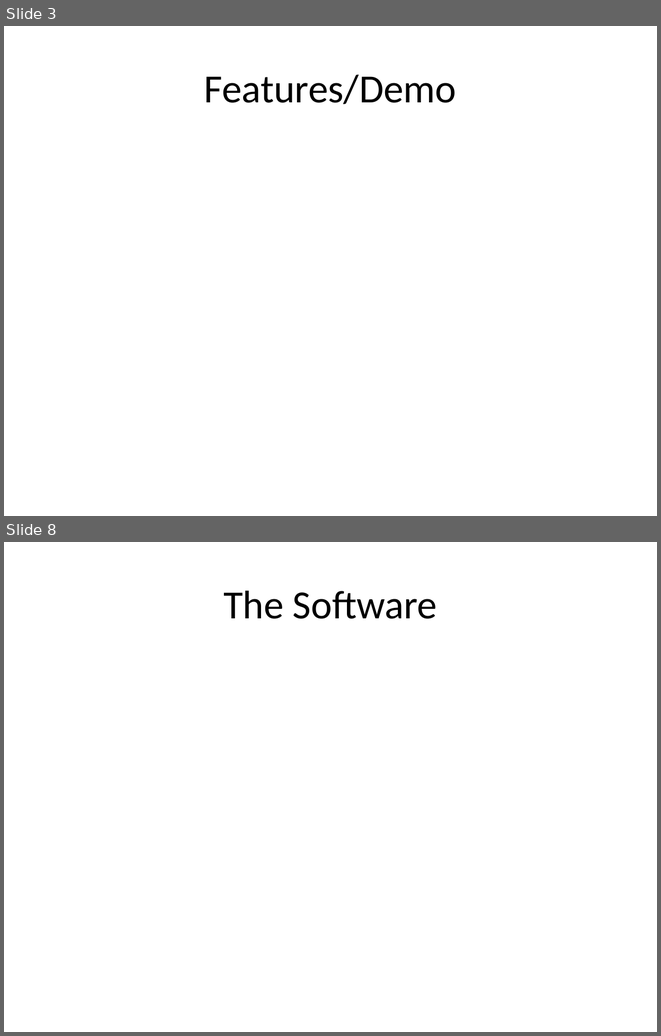
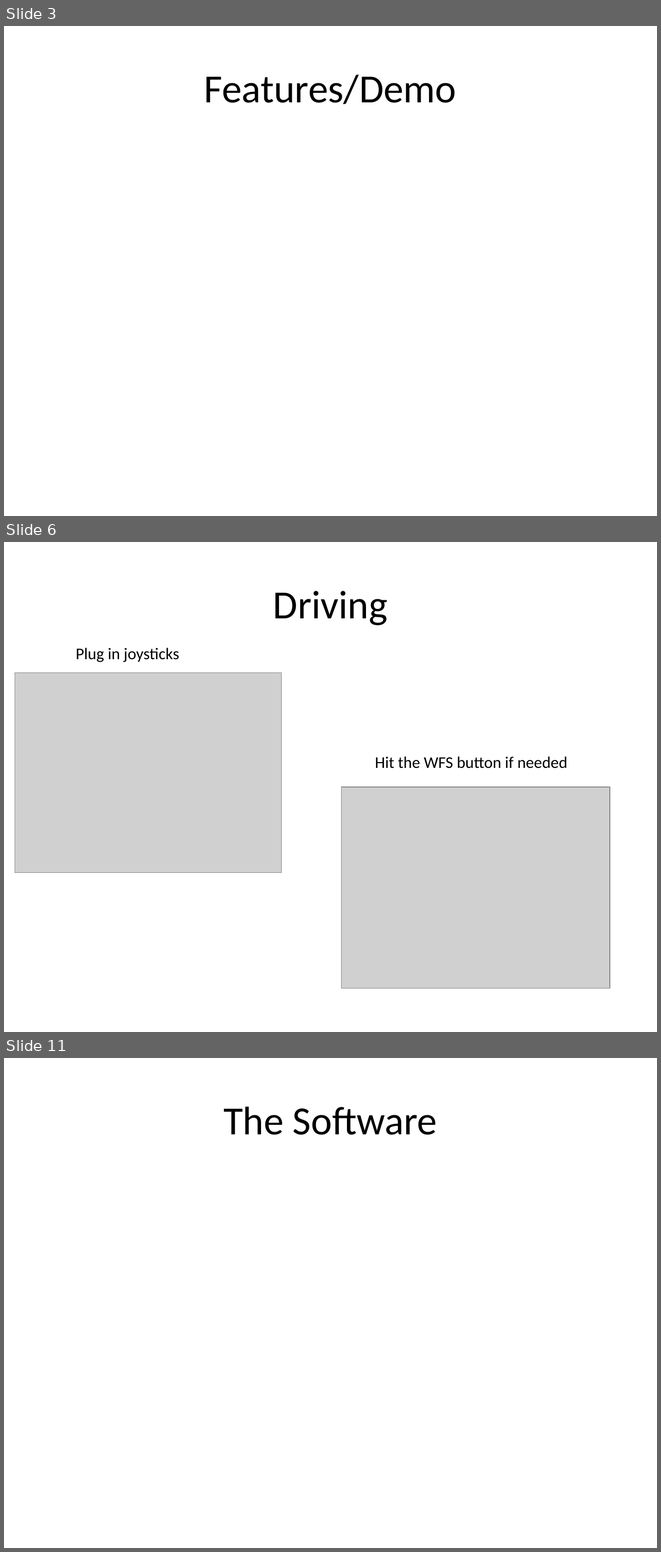
Before and after one commit to ChapResearch/ChapR, a slide deck: ChaprSVN/Promo/Presentation for FTC.pptx. Shown one above the other, each under a label of ours: slides 3 and 8 before the commit, slides 3, 6 and 11 after it; the slides between them are not shown. The pictures are 661x1036 and 661x1552 pixels, drawn with LibreOffice and Linux fonts; fonts in the diff are those of the drawing; grey boxes stand for pictures. Boxes give left, top, right and bottom in pixels: in the first picture for what was removed or moved away, otherwise in the second. Text is boxed around its words. In the diff, an @@ line names an element or a change of style, - is before the commit and + after.

Commit message:
Added more pictures and updated the presentation for FTC.

```diff
--- a/ChaprSVN/Promo/Presentation for FTC.pptx
+++ b/ChaprSVN/Promo/Presentation for FTC.pptx
@@ slide 6 added at box(4, 542, 657, 1032), background #FFFFFF @@
@@ title added at box(273, 591, 388, 625), 44 pt, text #000000 @@
+Driving
@@ text added at box(76, 647, 179, 662), 18 pt, text #000000 @@
+Plug in joysticks
@@ picture added at box(15, 672, 282, 872) @@
@@ text added at box(375, 756, 567, 768), 18 pt, text #000000 @@
+Hit the WFS button if needed
@@ picture added at box(342, 787, 610, 988) @@
@@ what was slide 8 is now slide 11 @@
```
Also in this commit, not shown: 2 slides changed, 4 other slides added, 2 slides removed, 8 other files.
